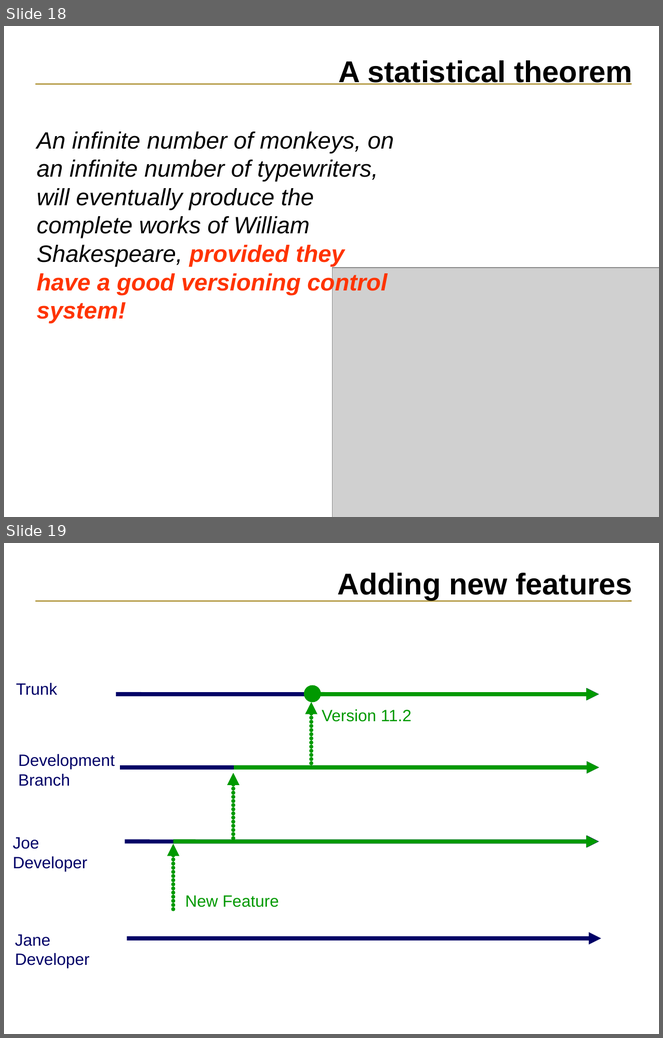
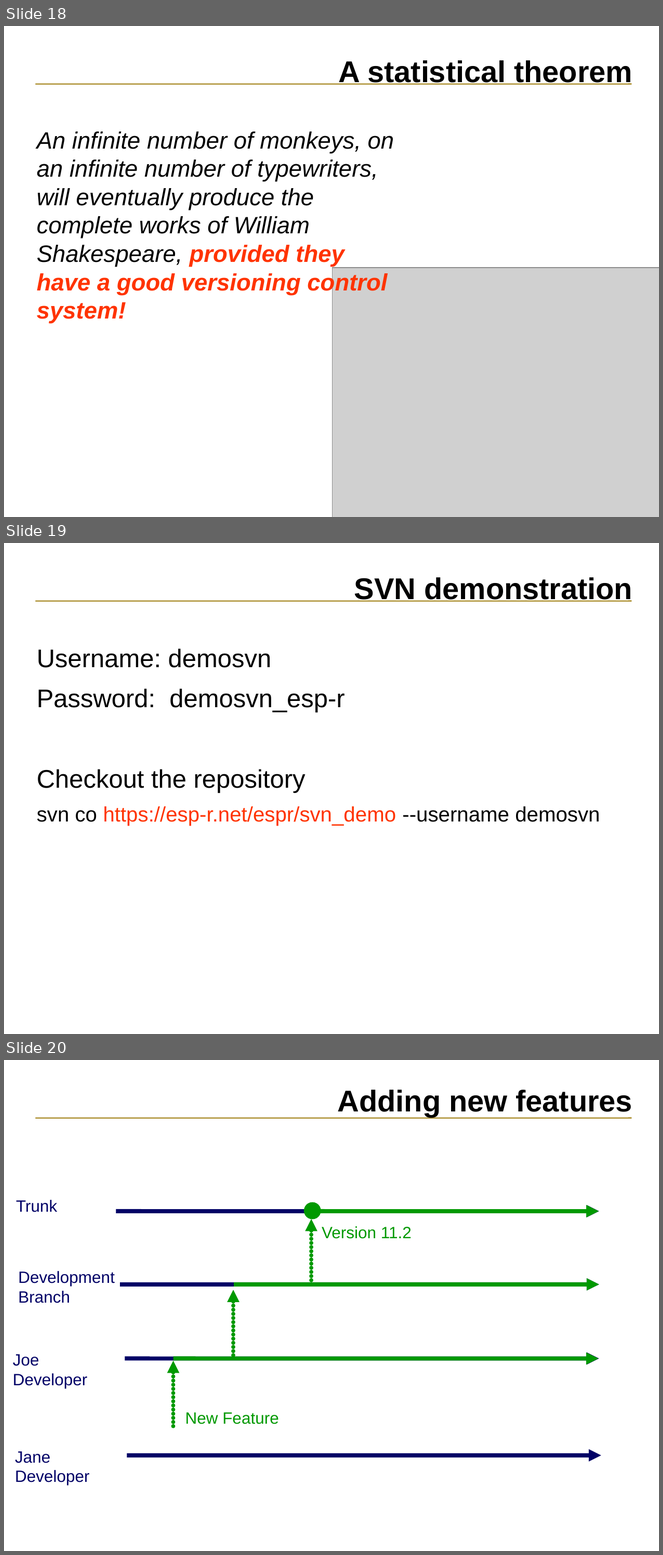
Before and after one commit to ESP-rCommunity/ESPrExtras, a slide deck: training/NRCan_course_materials/svn_tutorial/ESP-r_source_code.ppt. Shown one above the other, each under a label of ours: slides 18 and 19 before the commit, slides 18, 19 and 20 after it. The pictures are 663x1038 and 663x1555 pixels, drawn with LibreOffice and Linux fonts; fonts in the diff are those of the drawing; grey boxes stand for pictures. Boxes give left, top, right and bottom in pixels: in the first picture for what was removed or moved away, otherwise in the second. Text is boxed around its words. In the diff, an @@ line names an element or a change of style, - is before the commit and + after.

Commit message:
This commit updates the url in the svn demo presentation.

```diff
--- a/training/NRCan_course_materials/svn_tutorial/ESP-r_source_code.ppt
+++ b/training/NRCan_course_materials/svn_tutorial/ESP-r_source_code.ppt
@@ slide 19 added at (4, 543, 659, 1034), background #FFFFFF; not listed: 1 template element that a slide beside it also shows @@
@@ title added at (354, 577, 633, 602), 33 pt, text #000000, bold @@
+SVN demonstration
@@ text added at (37, 649, 600, 826), 28 pt, text #000000 @@
+Username: demosvn
+Password: demosvn_esp-r
+Checkout the repository
+svn co https://esp-r.net/espr/svn_demo --username demosvn
@@ what was slide 19 is now slide 20 @@
```
Also in this commit, not shown: 1 slide changed.
